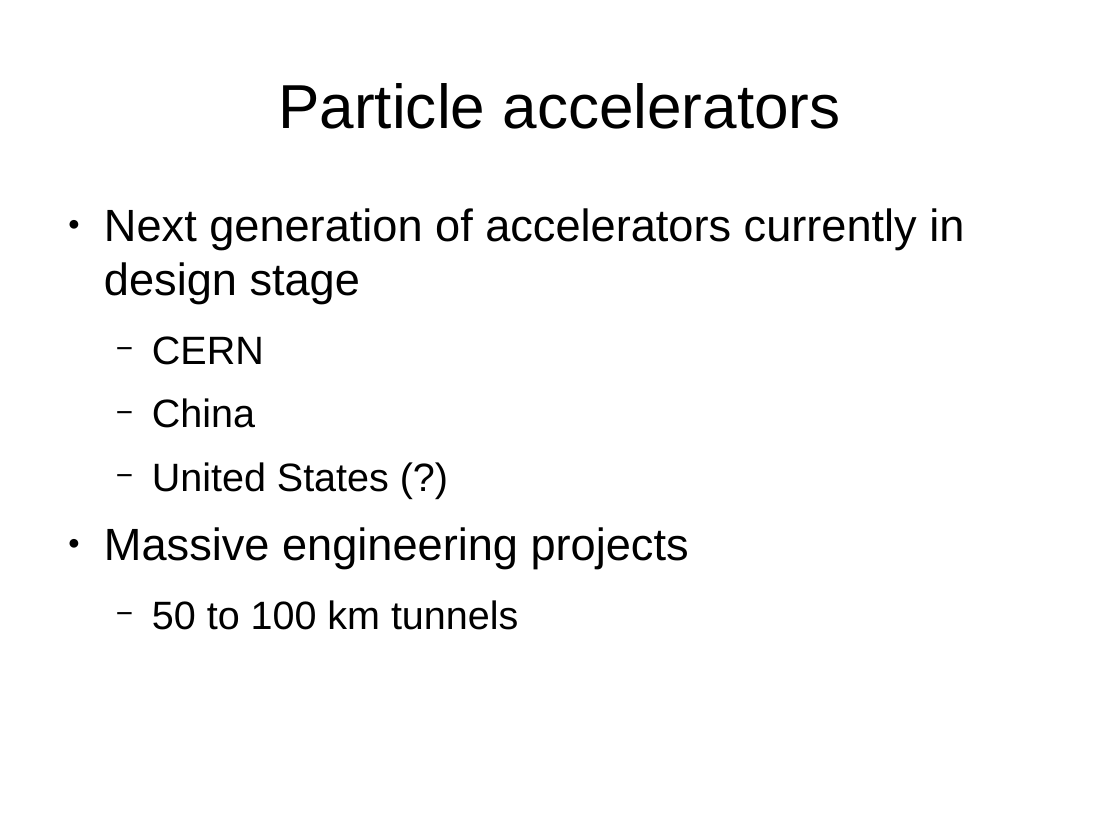
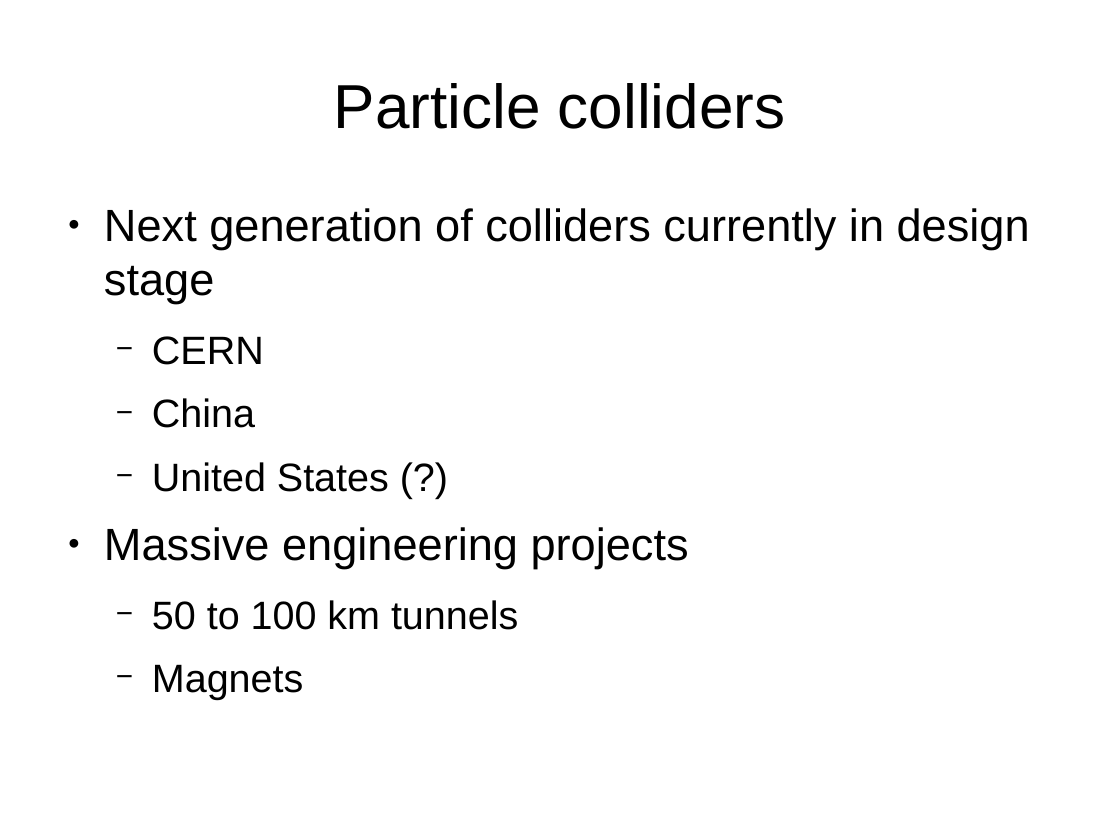
Before and after one commit to joequant/bitquant, a slide deck: slide 7 of pitchdecks/collider.odp (slide 6 before the commit). Drawn at 1120x840 pixels with LibreOffice and Linux fonts; fonts in the diff are those of the drawing. Boxes give left, top, right and bottom in pixels: in the first picture for what was removed or moved away, otherwise in the second. Text is boxed around its words. In the diff, an @@ line names an element or a change of style, - is before the commit and + after.

```diff
--- a/pitchdecks/collider.odp
+++ b/pitchdecks/collider.odp
@@ title at (x1=334, y1=83, x2=786, y2=129): text changed @@
-Particle accelerators
+Particle colliders
@@ text at (x1=104, y1=208, x2=1030, y2=304): text changed @@
-● Next generation of accelerators currently in design stage
+● Next generation of colliders currently in design stage
@@ text at (x1=152, y1=664, x2=303, y2=700): paragraph added @@
+  − Magnets
```
Also in this commit, not shown: 6 other slides changed, 6 slides added, 1 slide removed, 1 other file.
